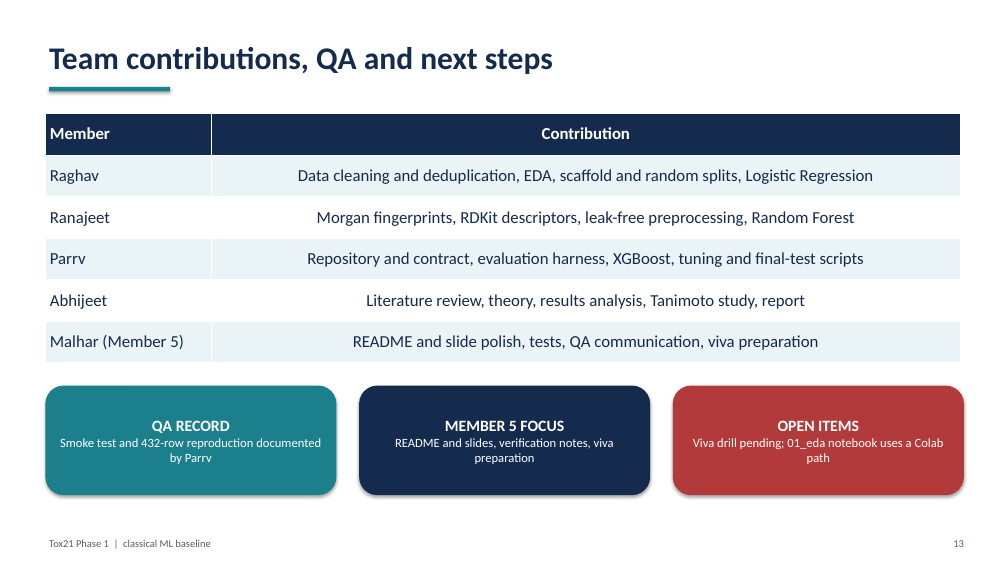
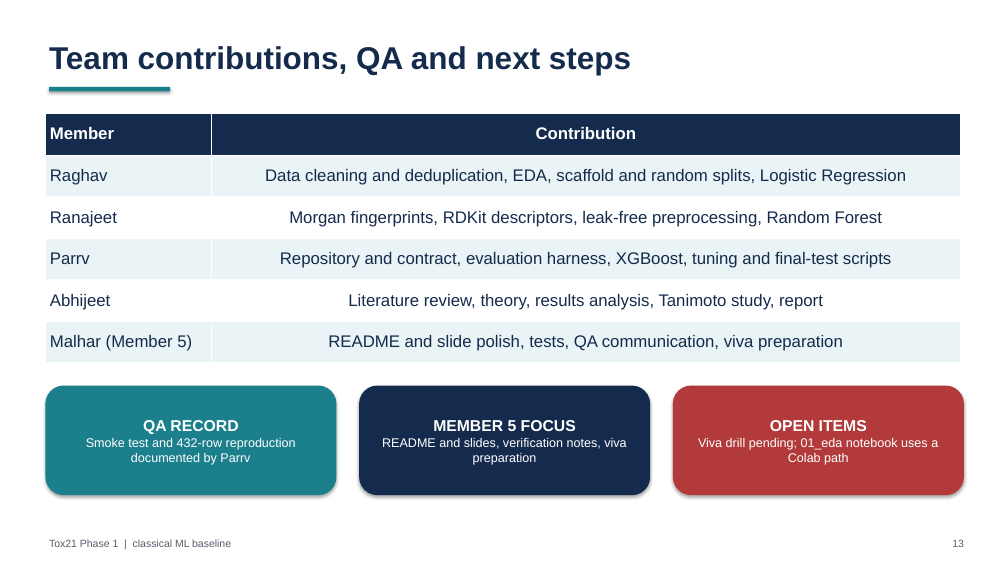
Before and after one commit to GabbyMymus/Molecular-Toxicity-Prediction, a slide deck: slide 13 of tox21-phase1/slides/tox21_phase1.pptx. Drawn at 1008x567 pixels with LibreOffice and Linux fonts; fonts in the diff are those of the drawing. Boxes give left, top, right and bottom in pixels: in the first picture for what was removed or moved away, otherwise in the second. Text is boxed around its words. In the diff, an @@ line names an element or a change of style, - is before the commit and + after.

```diff
--- a/tox21-phase1/slides/tox21_phase1.pptx
+++ b/tox21-phase1/slides/tox21_phase1.pptx
@@ table at (45, 113, 960, 363) @@
@@ font Calibri to Arial @@
@@ font Calibri to Arial in 5 elements at (49, 46, 631, 75), (49, 539, 231, 547), (45, 386, 337, 495), (359, 386, 650, 495), (673, 386, 964, 495) @@
```
Also in this commit, not shown: 12 other slides changed, 1 other file.
